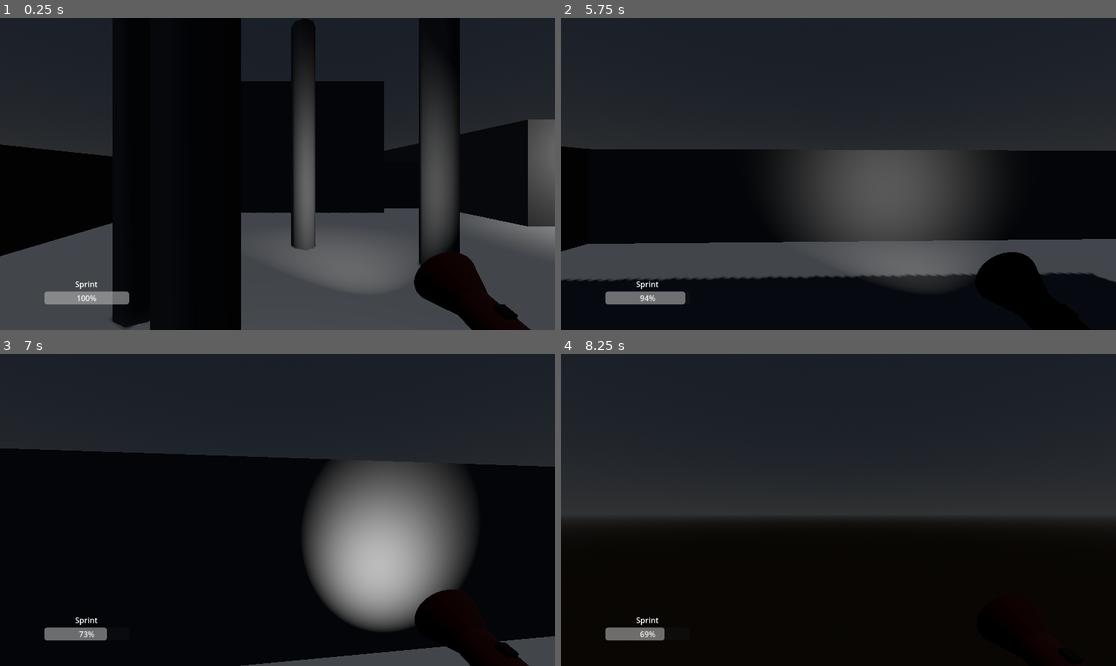
Above: before the commit, frames 1-4 (two rows, left to right).
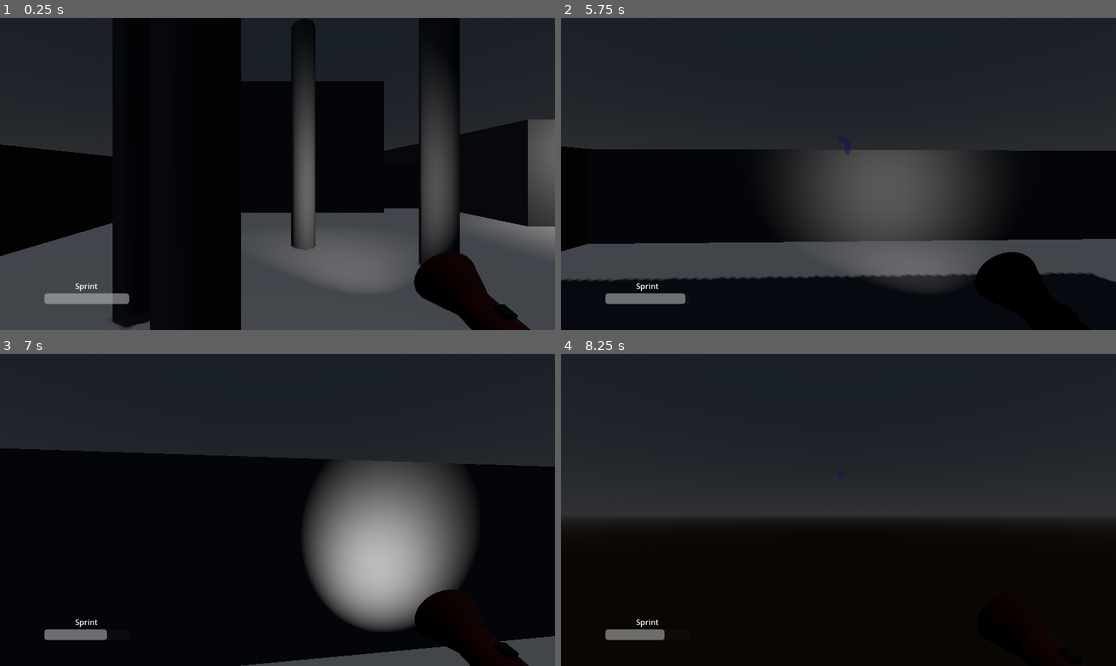
Above: after the commit, the same moments.

Repository: Nedajist/Phototaxis
Game: Godot game, scene res://level.tscn
The game is run twice, just before and just after one commit, with the same random seed, the same clock (stepped at 60 frames per second) and the same inputs.
Inputs (mouse positions are in pixels of both pictures, inside the frame that each line leads up to):
- Up to frame 1 (0.25 s): no input
- Up to frame 2 (5.75 s): tap Enter at 0.5 s; move the mouse to (866, 174) at 0.52 s; press the mouse at (866, 174) at 0.53 s; hold Up (ui_up) from 0.53 s (still down); move the mouse to (810, 174) at 1.27 s; release the mouse at (810, 174) at 1.28 s; click (810, 174) at 1.35 s; move the mouse to (849, 167) at 2.02 s; hold Shift (shift) 2.03-2.78 s; click (849, 167) at 2.3 s; move the mouse to (832, 180) at 2.77 s; click (832, 180) at 2.85 s; move the mouse to (877, 177) at 3.52 s; press the mouse at (877, 177) at 3.53 s; move the mouse to (794, 170) at 4.27 s; release the mouse at (794, 170) at 4.28 s; tap Shift (shift) at 4.35 s; click (794, 170) at 4.55 s; move the mouse to (844, 174) at 5.02 s; press the mouse at (844, 174) at 5.03 s
- Up to frame 3 (7 s): move the mouse to (255, 503) at 5.77 s; release Up (ui_up) at 5.78 s; release the mouse at (255, 503) at 5.78 s; hold Right (ui_right) 5.78-6.53 s; click (255, 503) at 5.85 s; move the mouse to (305, 510) at 6.52 s; hold Up (ui_up) from 6.53 s (still down); hold Shift (shift) from 6.53 s (still down); click (305, 510) at 6.8 s
- Up to frame 4 (8.25 s): keep holding Up (ui_up); move the mouse to (810, 510) at 7.27 s; release Shift (shift) at 7.28 s; click (810, 510) at 7.35 s; move the mouse to (849, 503) at 8.02 s; press the mouse at (849, 503) at 8.03 s

The runs differ from the first frame. In frame 1, 0.2% of the frame differs, in the area x 8-24%, y 84-92%; in frame 2, 0.3%, in the area x 8-53%, y 42-92%; in frame 3, 0.2%; in frame 4, 0.2%.

Commit message:
Progress Bar Visuals

Diff:
--- a/event_bus.gd
+++ b/event_bus.gd
@@ -3,7 +3,11 @@
 extends Node
 
 signal sprint_changed
+signal interaction_progress
+signal interaction_complete
 
 #Add signals to this dummy function to silence warnings
 func silence_warnings() -> void:
 	sprint_changed.emit()
+	interaction_progress.emit()
+	interaction_complete.emit()
--- a/hud_canvas_layer.gd
+++ b/hud_canvas_layer.gd
@@ -1,11 +1,22 @@
 extends CanvasLayer
 @onready var progress_bar: ProgressBar = %ProgressBar
+@onready var radial_progress_bar: TextureProgressBar = %RadialProgressBar
 
 
 # Called when the node enters the scene tree for the first time.
 func _ready() -> void:
 	EventBus.sprint_changed.connect(sprint_changed)
-	pass # Replace with function body.
+	EventBus.interaction_progress.connect(interaction_progress_changed)
+	EventBus.interaction_complete.connect(interaction_complete)
 
-func sprint_changed(sprint_meter):
+
+func sprint_changed(sprint_meter) -> void:
 	progress_bar.value = sprint_meter
+
+func interaction_progress_changed(progress) -> void:
+	radial_progress_bar.visible = true
+	radial_progress_bar.value = progress
+
+func interaction_complete() -> void:
+	print("done!")
+	radial_progress_bar.visible = false
--- a/hud_canvas_layer.tscn
+++ b/hud_canvas_layer.tscn
@@ -1,6 +1,7 @@
-[gd_scene load_steps=2 format=3 uid="uid://c3gxebruu2cr8"]
+[gd_scene load_steps=3 format=3 uid="uid://c3gxebruu2cr8"]
 
 [ext_resource type="Script" uid="uid://ehlsm8li3mo5" path="res://hud_canvas_layer.gd" id="1_5aj0g"]
+[ext_resource type="Texture2D" uid="uid://bvpjpyxhklcxs" path="res://2d_assets/progress_bar.png" id="2_5iisq"]
 
 [node name="HudCanvasLayer" type="CanvasLayer"]
 script = ExtResource("1_5aj0g")
@@ -22,6 +23,32 @@
 layout_mode = 2
 size_flags_vertical = 3
 size_flags_stretch_ratio = 11.0
+
+[node name="VBoxContainer" type="VBoxContainer" parent="HBoxContainer/VBoxContainer/Control"]
+layout_mode = 1
+anchors_preset = 15
+anchor_right = 1.0
+anchor_bottom = 1.0
+grow_horizontal = 2
+grow_vertical = 2
+
+[node name="Control" type="Control" parent="HBoxContainer/VBoxContainer/Control/VBoxContainer"]
+layout_mode = 2
+size_flags_vertical = 3
+size_flags_stretch_ratio = 5.0
+
+[node name="RadialProgressBar" type="TextureProgressBar" parent="HBoxContainer/VBoxContainer/Control/VBoxContainer"]
+unique_name_in_owner = true
+layout_mode = 2
+size_flags_horizontal = 4
+size_flags_vertical = 3
+fill_mode = 4
+texture_progress = ExtResource("2_5iisq")
+
+[node name="Control2" type="Control" parent="HBoxContainer/VBoxContainer/Control/VBoxContainer"]
+layout_mode = 2
+size_flags_vertical = 3
+size_flags_stretch_ratio = 5.0
 
 [node name="HBoxContainer" type="HBoxContainer" parent="HBoxContainer/VBoxContainer"]
 layout_mode = 2
@@ -47,6 +74,7 @@
 layout_mode = 2
 size_flags_horizontal = 3
 size_flags_vertical = 3
+show_percentage = false
 
 [node name="Control2" type="Control" parent="HBoxContainer/VBoxContainer/HBoxContainer"]
 layout_mode = 2
--- a/player_character.gd
+++ b/player_character.gd
@@ -14,8 +14,35 @@
 const SPEED = 2.0
 const SPRINT_SPEED = 5.0
 
+@export var interaction_hold_time: float = 2.0  # Time in seconds to hold for interaction
+var interaction_hold_timer: float = 0.0
+var is_interacting: bool = false
+
 func _ready() -> void:
 	Input.mouse_mode = Input.MOUSE_MODE_CAPTURED
+
+func _process(delta: float) -> void:
+	# Handle interaction hold mechanic
+	if Input.is_action_just_pressed("interact") and not is_interacting:
+		interaction_hold_timer = 0.0
+		is_interacting = true
+
+	if Input.is_action_pressed("interact") and is_interacting:
+		interaction_hold_timer += delta
+		var progress = interaction_hold_timer / interaction_hold_time * 100
+		EventBus.interaction_progress.emit(progress)
+
+		if interaction_hold_timer >= interaction_hold_time:
+			_stop_interacting()
+			_complete_interaction()
+
+	if Input.is_action_just_released("interact"):
+		_stop_interacting()
+
+func _stop_interacting() -> void:
+	is_interacting = false
+	EventBus.interaction_progress.emit(0.0)
+	interaction_hold_timer = 0.0
 
 func _input(event: InputEvent):
 	# Handle mouse movement for looking around
@@ -76,3 +103,9 @@
 		velocity.z = move_toward(velocity.z, 0, speed)
 
 	move_and_slide()
+
+func _complete_interaction() -> void:
+	# Interaction logic here
+	print("Interaction performed!")
+	EventBus.interaction_complete.emit()
+	# Add raycast or other interaction detection logic here
Binary file added: 2d_assets/progress_bar.png
Not shown, added: 2d_assets/progress_bar.png.import
